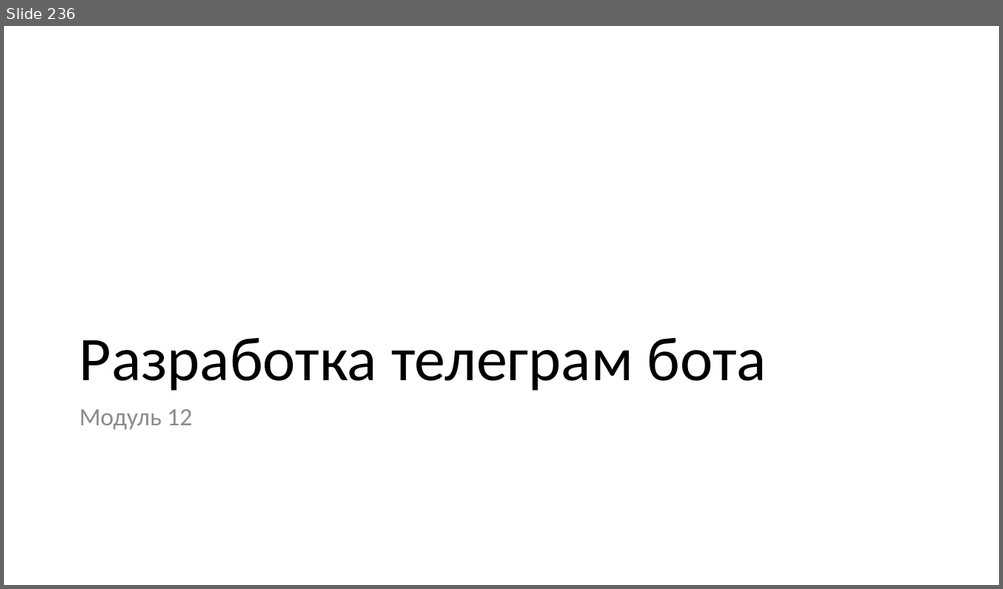
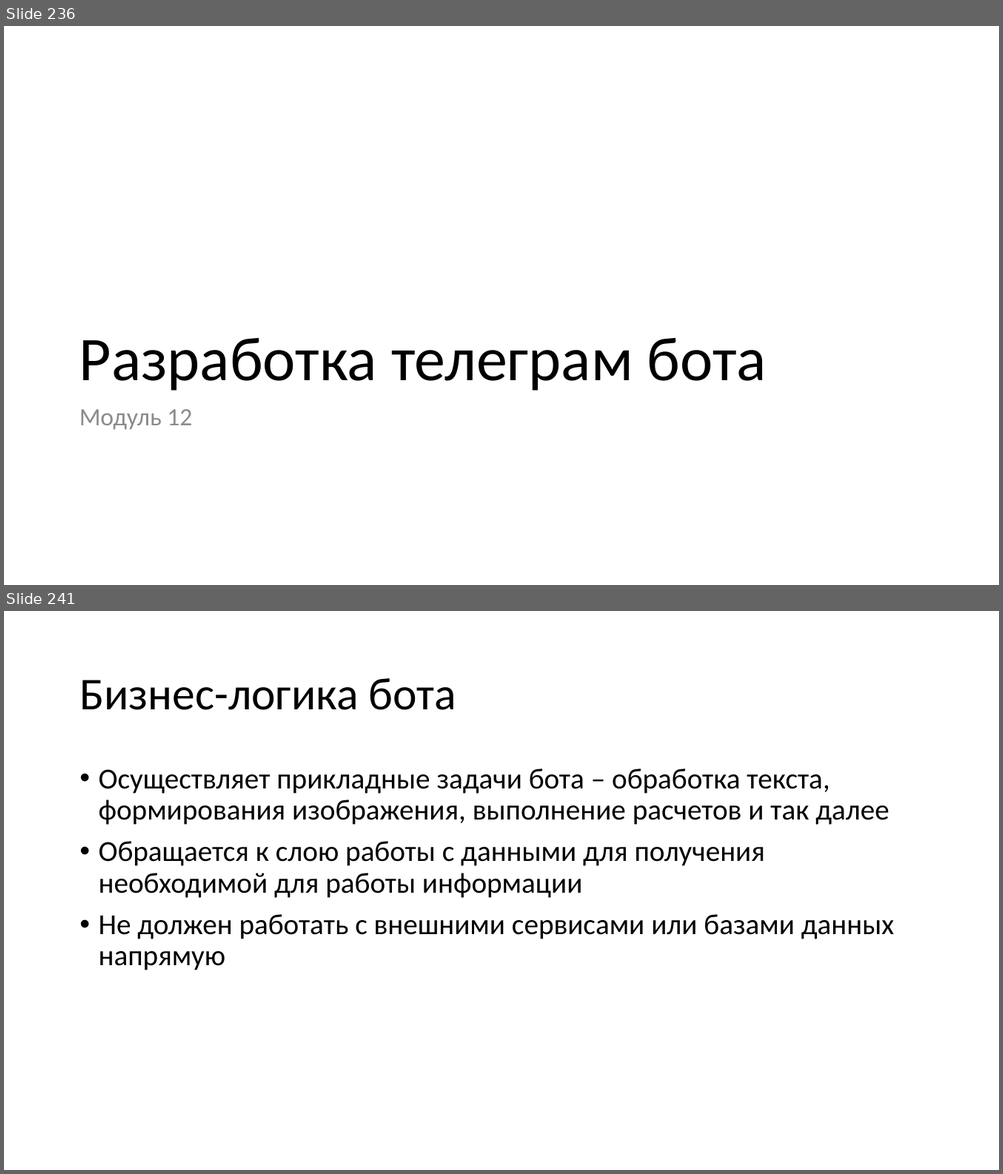
Before and after one commit to paveltsytovich/telegram-course, a slide deck: Presentation/Разработка ботов для телеграмм на Python.pptx. Shown one above the other, each under a label of ours: slide 236 before the commit, slides 236 and 241 after it; the slides between them are not shown. The pictures are 1003x589 and 1003x1174 pixels, drawn with LibreOffice and Linux fonts; fonts in the diff are those of the drawing. Boxes give left, top, right and bottom in pixels: in the first picture for what was removed or moved away, otherwise in the second. Text is boxed around its words. In the diff, an @@ line names an element or a change of style, - is before the commit and + after.

Commit message:
Описание архитектурных слоев бота

```diff
--- a/Presentation/Разработка ботов для телеграмм на Python.pptx
+++ b/Presentation/Разработка ботов для телеграмм на Python.pptx
@@ slide 241 added at (4, 611, 999, 1170), background #FFFFFF @@
@@ title added at (79, 678, 456, 710), 44 pt, text #000000 @@
+Бизнес-логика бота
@@ text added at (99, 769, 894, 971), 28 pt, text #000000 @@
+• Осуществляет прикладные задачи бота – обработка текста, формирования изображения, выполнение расчетов и так далее
+• Обращается к слою работы с данными для получения необходимой для работы информации
+• Не должен работать с внешними сервисами или базами данных напрямую
```
Also in this commit, not shown: 1 slide changed, 8 other slides added.
